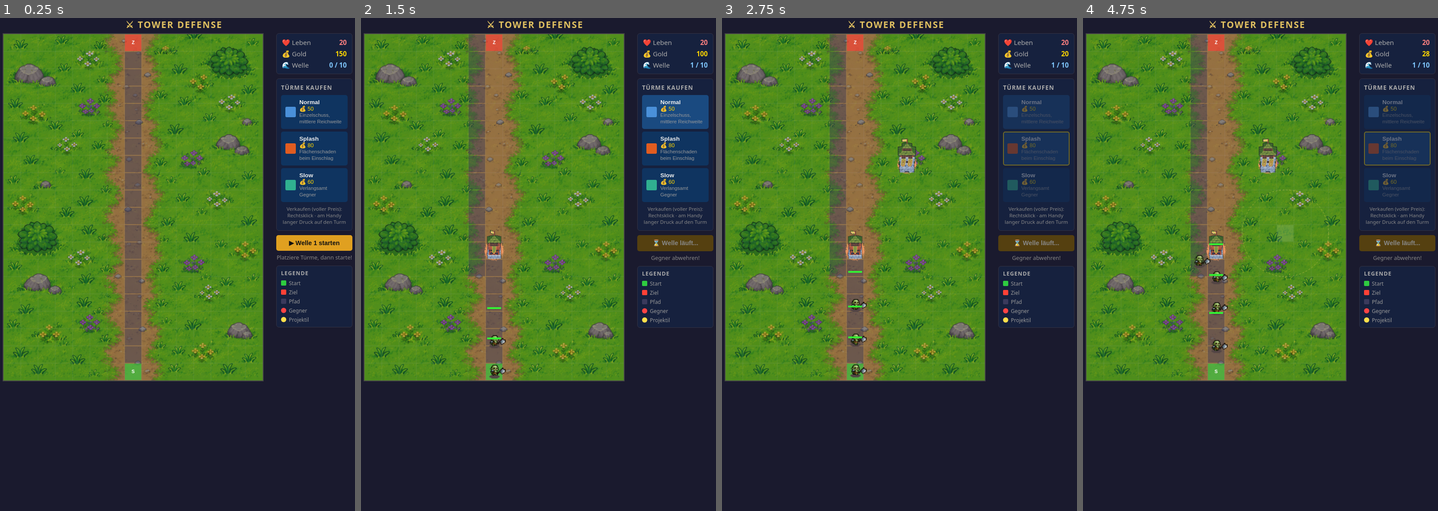
Above: before the commit, frames 1-4 (left to right).
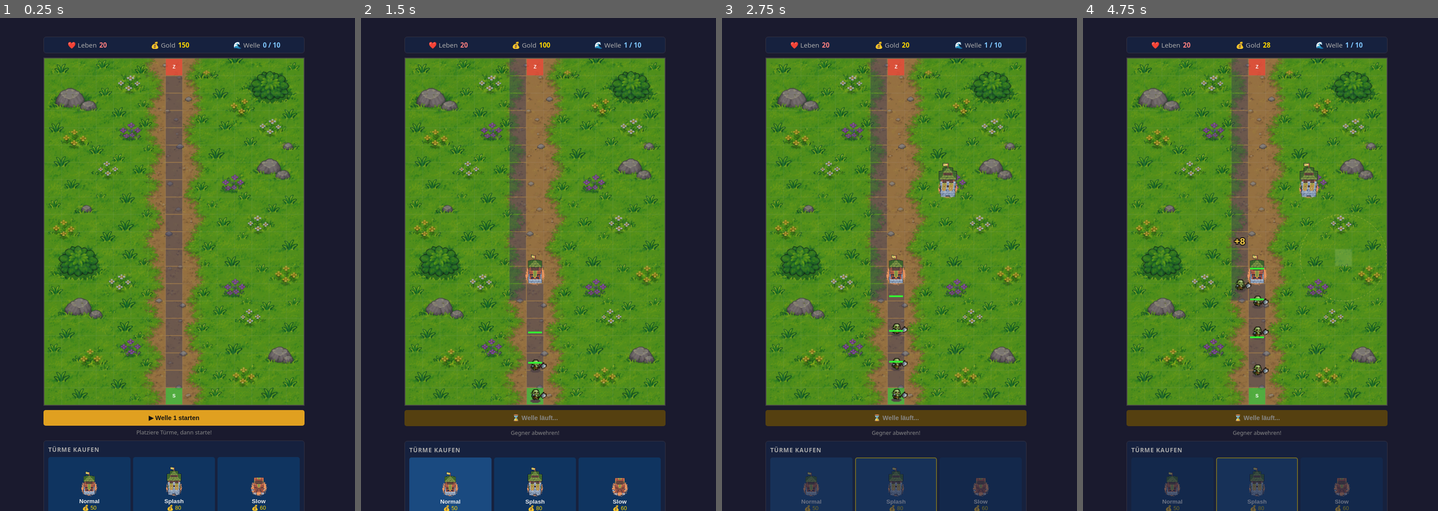
Above: after the commit, the same moments.

Repository: annaspublicgames/towerDefenseTelegram
Game: browser game, page index.html
Same seed, same stepped clock (60 frames per second), same inputs: the game is played once before the commit and once after it.
Inputs (mouse positions are in pixels of both pictures, inside the frame that each line leads up to; where the layout moved, square brackets give the same spot in the first picture):
- Up to frame 1 (0.25 s): no input
- Up to frame 2 (1.5 s): click "▶ Welle 1 starten" at 0.27 s; click "Normal 💰 50 Einzelschuss, mit…" at 0.52 s; click (534, 264) [492, 239] at 1.07 s; click "Normal 💰 50 Einzelschuss, mit…" at 1.27 s
- Up to frame 3 (2.75 s): click (842, 195) [803, 170] at 1.67 s; click "Splash 💰 80 Flächenschaden be…" at 1.87 s; click (949, 180) [906, 156] at 2.27 s; click "Normal 💰 50 Einzelschuss, mit…" at 2.47 s
- Up to frame 4 (4.75 s): click (1296, 299) [1253, 279] at 2.87 s; click "Splash 💰 80 Flächenschaden be…" at 3.07 s; click (1193, 318) [1150, 294] at 3.47 s; click "Normal 💰 50 Einzelschuss, mit…" at 3.67 s; click (1256, 160) [1214, 136] at 4.07 s; click "Splash 💰 80 Flächenschaden be…" at 4.27 s; click (1335, 249) [1292, 225] at 4.67 s

The runs differ from the first frame. In frame 1, 58% of the frame differs, in the area x 0-100%, y 0-100%; in frame 2, 59%; in frame 3, 59%; in frame 4, 59%.

Commit message:
Updated
better HUD

Diff:
--- a/index.html
+++ b/index.html
@@ -2,7 +2,7 @@
 <html lang="de">
 <head>
   <meta charset="UTF-8" />
-  <meta name="viewport" content="width=device-width, initial-scale=1.0, maximum-scale=1.0, user-scalable=no" />
+  <meta name="viewport" content="width=device-width, initial-scale=1.0, maximum-scale=1.0, user-scalable=no, viewport-fit=cover" />
   <title>Tower Defense</title>
 
   <!-- Telegram Mini App SDK: muss vor dem Spiel-Code geladen werden -->
@@ -21,28 +21,23 @@
       align-items: center;
       min-height: 100vh;
       padding: 8px;
+      /* Abstand zur Geräte-Statusleiste (Notch/Uhrzeit) am Handy */
+      padding-top: calc(50px + env(safe-area-inset-top, 0px));
       /* verhindert versehentliches Scrollen/Textmarkieren beim Tippen */
       -webkit-user-select: none;
       user-select: none;
       touch-action: manipulation;
     }
 
-    h1 {
-      font-size: 1.3rem;
-      margin-bottom: 6px;
-      color: #e0c060;
-      letter-spacing: 2px;
-      text-transform: uppercase;
-      text-align: center;
-    }
+
 
     #game-container {
       display: flex;
-      gap: 14px;
-      align-items: flex-start;
-      width: 100%;
-      max-width: 820px;
-      justify-content: center;
+      flex-direction: column;
+      align-items: center;
+      gap: 10px;
+      width: 100%;
+      max-width: 600px;
     }
 
     #canvas-wrap {
@@ -85,23 +80,26 @@
     #overlay p { font-size: 1.1rem; color: #ccc; }
 
     #sidebar {
-      width: 175px;
+      width: 100%;
       display: flex;
       flex-direction: column;
       gap: 10px;
     }
 
     #hud {
+      width: 100%;
       background: #16213e;
       border: 1px solid #334;
       border-radius: 6px;
-      padding: 10px 12px;
-      display: flex;
-      flex-direction: column;
-      gap: 6px;
+      padding: 8px 12px;
+      display: flex;
+      flex-direction: row;
+      justify-content: space-around;
+      align-items: center;
+      gap: 16px;
       font-size: 0.95rem;
     }
-    #hud .row { display: flex; justify-content: space-between; align-items: center; }
+    #hud .row { display: flex; align-items: center; gap: 6px; }
     #hud .label { color: #aaa; }
     #hud .val-lives  { color: #ff8080; font-weight: bold; }
     #hud .val-gold   { color: #ffd700; font-weight: bold; }
@@ -113,41 +111,47 @@
       border-radius: 6px;
       padding: 10px;
       display: flex;
-      flex-direction: column;
+      flex-direction: row;
+      flex-wrap: wrap;
       gap: 6px;
     }
-    #shop h3 { font-size: 0.85rem; color: #aaa; text-transform: uppercase; letter-spacing: 1px; margin-bottom: 2px; }
+    #shop h3 { width: 100%; font-size: 0.85rem; color: #aaa; text-transform: uppercase; letter-spacing: 1px; margin-bottom: 2px; }
 
     .tower-btn {
-      display: flex;
-      align-items: center;
-      gap: 8px;
+      flex: 1 1 0;
+      min-width: 90px;
+      display: flex;
+      flex-direction: column;
+      align-items: center;
+      gap: 4px;
       background: #0f3460;
       border: 2px solid transparent;
       border-radius: 5px;
-      padding: 7px 8px;
+      padding: 10px 6px;
       cursor: pointer;
       transition: border-color 0.15s, background 0.15s;
       color: #eee;
       font-size: 0.85rem;
-      text-align: left;
-      width: 100%;
+      text-align: center;
     }
     .tower-btn:hover { background: #1a4a80; }
     .tower-btn.selected { border-color: #ffd700 !important; background: #1a4a80; }
     .tower-btn.cant-afford { opacity: 0.4; cursor: not-allowed; }
 
     .tower-icon {
-      width: 24px; height: 24px;
-      border-radius: 3px;
+      width: 42px;
+      height: 78px;          /* Turm-Frame ist 70x130 → Hochformat beibehalten */
       flex-shrink: 0;
-    }
-    .tower-btn .info { display: flex; flex-direction: column; }
+      image-rendering: pixelated;
+      border: none;          /* kein Rahmen ums Icon (überschreibt canvas-Regel) */
+    }
+    .tower-btn .info { display: flex; flex-direction: column; align-items: center; }
     .tower-btn .tname { font-weight: bold; }
     .tower-btn .tcost { color: #ffd700; font-size: 0.78rem; }
     .tower-btn .tdesc { color: #999; font-size: 0.72rem; line-height: 1.3; }
 
     #sell-hint {
+      width: 100%;
       font-size: 0.72rem;
       color: #888;
       text-align: center;
@@ -239,7 +243,7 @@
       }
       /* Beschreibungstext auf engem Raum ausblenden */
       .tower-btn .tdesc { display: none; }
-      .tower-icon { width: 30px; height: 30px; }
+      .tower-icon { width: 32px; height: 59px; }
 
       /* Verkauf-Hinweis über volle Breite */
       #sell-hint { width: 100%; }
@@ -258,9 +262,24 @@
   </style>
 </head>
 <body>
-  <h1>⚔ Tower Defense</h1>
+
 
   <div id="game-container">
+    <div id="hud">
+      <div class="row">
+        <span class="label">❤️ Leben</span>
+        <span class="val-lives" id="hud-lives">20</span>
+      </div>
+      <div class="row">
+        <span class="label">💰 Gold</span>
+        <span class="val-gold" id="hud-gold">150</span>
+      </div>
+      <div class="row">
+        <span class="label">🌊 Welle</span>
+        <span class="val-wave" id="hud-wave">0 / 10</span>
+      </div>
+    </div>
+
     <div id="canvas-wrap">
       <canvas id="gameCanvas"></canvas>
       <div id="overlay">
@@ -271,25 +290,15 @@
     </div>
 
     <div id="sidebar">
-      <div id="hud">
-        <div class="row">
-          <span class="label">❤️ Leben</span>
-          <span class="val-lives" id="hud-lives">20</span>
-        </div>
-        <div class="row">
-          <span class="label">💰 Gold</span>
-          <span class="val-gold" id="hud-gold">150</span>
-        </div>
-        <div class="row">
-          <span class="label">🌊 Welle</span>
-          <span class="val-wave" id="hud-wave">0 / 10</span>
-        </div>
+      <div id="wave-ctrl">
+        <button class="action-btn" id="btn-start-wave">▶ Welle starten</button>
+        <div id="wave-info">Platziere Türme, dann starte!</div>
       </div>
 
       <div id="shop">
         <h3>Türme kaufen</h3>
         <button class="tower-btn" id="btn-tower-normal" data-type="normal">
-          <div class="tower-icon" style="background:#4a90d9;"></div>
+          <canvas class="tower-icon" data-type="normal"></canvas>
           <div class="info">
             <span class="tname">Normal</span>
             <span class="tcost">💰 50</span>
@@ -297,7 +306,7 @@
           </div>
         </button>
         <button class="tower-btn" id="btn-tower-splash" data-type="splash">
-          <div class="tower-icon" style="background:#e05c20;"></div>
+          <canvas class="tower-icon" data-type="splash"></canvas>
           <div class="info">
             <span class="tname">Splash</span>
             <span class="tcost">💰 80</span>
@@ -305,7 +314,7 @@
           </div>
         </button>
         <button class="tower-btn" id="btn-tower-slow" data-type="slow">
-          <div class="tower-icon" style="background:#30b090;"></div>
+          <canvas class="tower-icon" data-type="slow"></canvas>
           <div class="info">
             <span class="tname">Slow</span>
             <span class="tcost">💰 60</span>
@@ -313,11 +322,6 @@
           </div>
         </button>
         <div id="sell-hint">Verkaufen (voller Preis): Rechtsklick · am Handy langer Druck auf den Turm</div>
-      </div>
-
-      <div id="wave-ctrl">
-        <button class="action-btn" id="btn-start-wave">▶ Welle starten</button>
-        <div id="wave-info">Platziere Türme, dann starte!</div>
       </div>
 
       <div id="legend">
--- a/js/enemy.js
+++ b/js/enemy.js
@@ -16,6 +16,8 @@
   this.slowTimer    = 0;
   this.deathTimer   = 0;
   this.deathFlash   = false;
+  this.goldPopupTimer    = 0;    // läuft nach dem Tod, zeigt "+Gold" an
+  this.goldPopupDuration = 1.4;  // Sekunden, die das Popup sichtbar bleibt
   this._counted     = false;
   this._goldCounted = false;
   this.x = path[0].col * CELL + CELL/2;
@@ -49,6 +51,7 @@
     // Dauer = Anzahl Death-Frames / FPS
     this.deathTimer = ORC_SPRITES.death.frames / this.deathFps;
     this.deathAnimTime = 0;
+    this.goldPopupTimer = this.goldPopupDuration;
   }
 };
 
@@ -73,6 +76,7 @@
       this.deathAnimTime += dt;
       if (this.deathTimer <= 0) this.deathFlash = false;
     }
+    if (this.goldPopupTimer > 0) this.goldPopupTimer -= dt;
     return;
   }
   // Laufanimation weiterzählen
@@ -121,7 +125,11 @@
 };
 
 Enemy.prototype.draw = function (ctx) {
-  if (this.dead && !this.deathFlash) return;
+  if (this.dead && !this.deathFlash) {
+    // Sprite fertig, aber Gold-Popup läuft evtl. noch
+    if (this.goldPopupTimer > 0) this._drawGoldPopup(ctx);
+    return;
+  }
 
   var walk  = ORC_SPRITES.walk;
   var death = ORC_SPRITES.death;
@@ -141,6 +149,7 @@
       ctx.fillStyle = 'rgba(255,255,200,' + alpha + ')';
       ctx.fill();
     }
+    this._drawGoldPopup(ctx);
     return;
   }
 
@@ -184,3 +193,32 @@
   ctx.fillStyle = pct > 0.6 ? '#3f3' : pct > 0.3 ? '#ff0' : '#f33';
   ctx.fillRect(barX, barY, barW*pct, barH);
 };
+
+// Zeigt "+Gold" an, das beim Tod nach oben schwebt und ausblendet.
+Enemy.prototype._drawGoldPopup = function (ctx) {
+  // Kein Gold, wenn der Gegner das Ziel erreicht hat
+  if (this.reachedEnd) return;
+
+  // Fortschritt des Popups: 0 = gerade gestorben, 1 = Popup vorbei
+  var total = this.goldPopupDuration;
+  var t = total > 0 ? (1 - this.goldPopupTimer / total) : 1;
+  if (t < 0) t = 0;
+  if (t > 1) t = 1;
+
+  var rise  = ENEMY_DRAW_SIZE * 0.6 * t;                        // schwebt nach oben
+  var alpha = t < 0.7 ? 1 : 1 - (t - 0.7) / 0.3;                // erst voll sichtbar, dann ausblenden
+  var y = this.y - ENEMY_DRAW_SIZE / 2 + 4 - 8 - rise;
+
+  var label = '+' + this.gold;
+  ctx.save();
+  ctx.globalAlpha = alpha;
+  ctx.font = 'bold 22px sans-serif';
+  ctx.textAlign = 'center';
+  ctx.textBaseline = 'bottom';
+  ctx.lineWidth = 4;
+  ctx.strokeStyle = 'rgba(0,0,0,0.85)';
+  ctx.strokeText(label, this.x, y);
+  ctx.fillStyle = '#ffd34d';
+  ctx.fillText(label, this.x, y);
+  ctx.restore();
+};
--- a/js/game.js
+++ b/js/game.js
@@ -234,7 +234,7 @@
 
   var newEnemies = [];
   for (var i = 0; i < enemies.length; i++) {
-    if (!enemies[i].dead || enemies[i].deathFlash) newEnemies.push(enemies[i]);
+    if (!enemies[i].dead || enemies[i].deathFlash || enemies[i].goldPopupTimer > 0) newEnemies.push(enemies[i]);
   }
   enemies = newEnemies;
 
--- a/js/ui.js
+++ b/js/ui.js
@@ -31,6 +31,43 @@
 
   btnWave.addEventListener('click', onStartWave);
   document.getElementById('restart-btn').addEventListener('click', onRestart);
+
+  uiDrawTowerIcons();
+}
+
+// Zeichnet den ersten (statischen) Frame jedes Turm-Spritesheets in das
+// Icon-Canvas des jeweiligen Kauf-Buttons.
+function uiDrawTowerIcons() {
+  ['normal','splash','slow'].forEach(function (type) {
+    var canvas = towerBtns[type].querySelector('.tower-icon');
+    if (!canvas) return;
+    var sprite = TOWER_SPRITES[type];
+
+    function render() {
+      // Interne Auflösung an das CSS-Maß koppeln (scharf auf allen Displays)
+      var cssW = canvas.clientWidth  || 26;
+      var cssH = canvas.clientHeight || 48;
+      var dpr  = window.devicePixelRatio || 1;
+      canvas.width  = cssW * dpr;
+      canvas.height = cssH * dpr;
+
+      var ctx = canvas.getContext('2d');
+      ctx.clearRect(0, 0, canvas.width, canvas.height);
+      // Nur den ersten Frame (statisch) aus dem Spritesheet zeichnen
+      ctx.drawImage(
+        sprite.img,
+        0, 0, TOWER_FRAME_W, TOWER_FRAME_H,   // Quelle: Frame 0
+        0, 0, canvas.width, canvas.height     // Ziel: ganzes Canvas
+      );
+    }
+
+    if (sprite.loaded) {
+      render();
+    } else {
+      // Bild evtl. noch nicht fertig geladen → nachträglich zeichnen
+      sprite.img.addEventListener('load', render);
+    }
+  });
 }
 
 function uiUpdateBtnStyles() {
